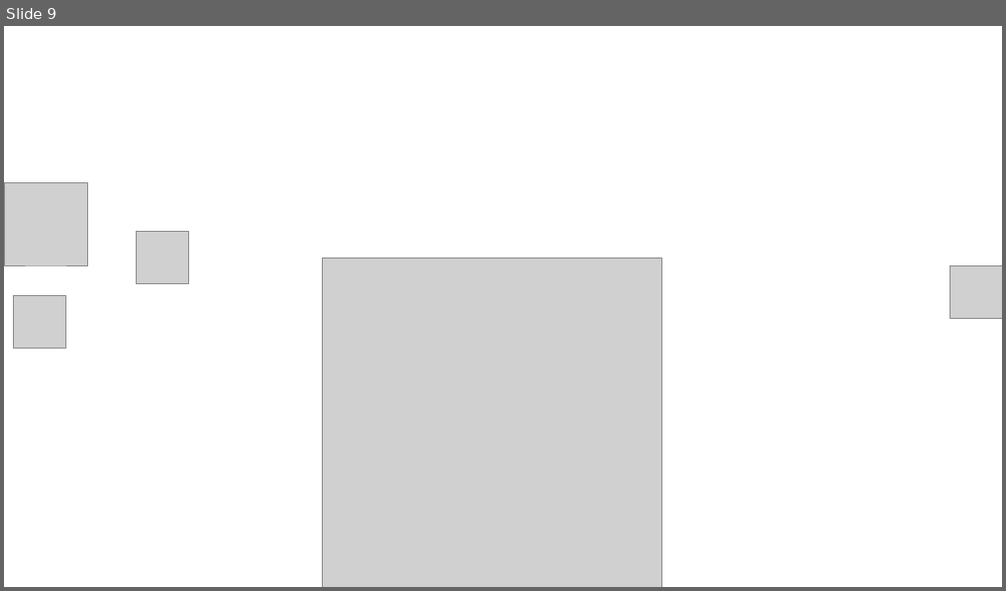
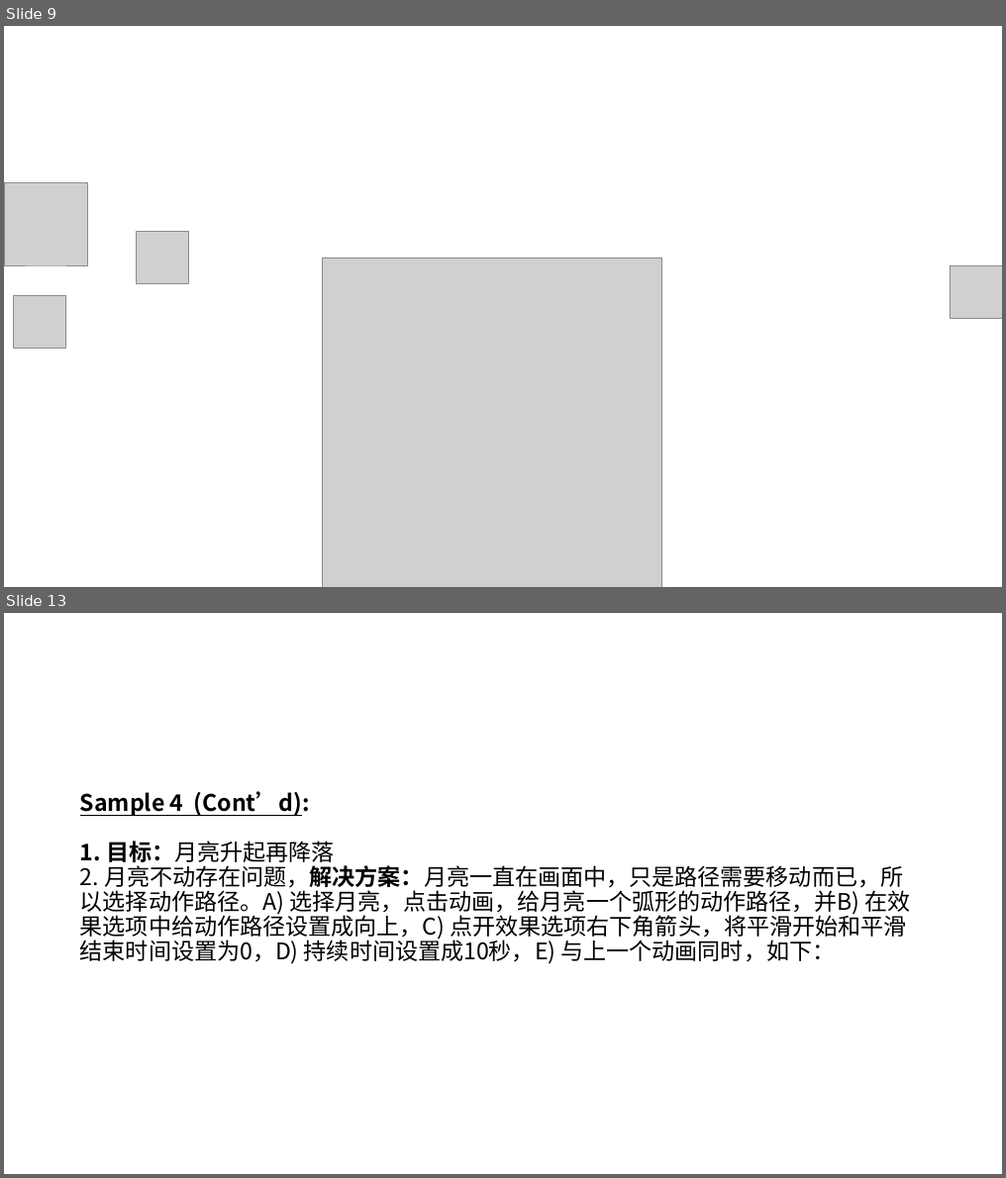
Before and after one commit to Canhui/PPT_Animation_Samples, a slide deck: PPT-Animation-Samples (Part 1).pptx. Shown one above the other, each under a label of ours: slide 9 before the commit, slides 9 and 13 after it; the slides between them are not shown. The pictures are 1006x591 and 1006x1178 pixels, drawn with LibreOffice and Linux fonts; fonts in the diff are those of the drawing; grey boxes stand for pictures; background and template pictures are left out. Boxes give left, top, right and bottom in pixels: in the first picture for what was removed or moved away, otherwise in the second. Text is boxed around its words. In the diff, an @@ line names an element or a change of style, - is before the commit and + after.

```diff
--- a/PPT-Animation-Samples (Part 1).pptx
+++ b/PPT-Animation-Samples (Part 1).pptx
@@ slide 13 added at box(4, 613, 1002, 1174), background #FFFFFF @@
@@ title added at box(80, 791, 911, 964), 22 pt, text #000000 @@
+Sample 4 (Cont’d):
+1. 目标：月亮升起再降落
+2. 月亮不动存在问题，解决方案：月亮一直在画面中，只是路径需要移动而已，所以选择动作路径。A) 选择月亮，点击动画，给月亮一个弧形的动作路径，并B) 在效果选项中给动作路径设置成向上，C) 点开效果选项右下角箭头，将平滑开始和平滑结束时间设置为0，D) 持续时间设置成10秒，E) 与上一个动画同时，如下：
```
Also in this commit, not shown: 5 slides changed, 6 other slides added, 1 other file.
